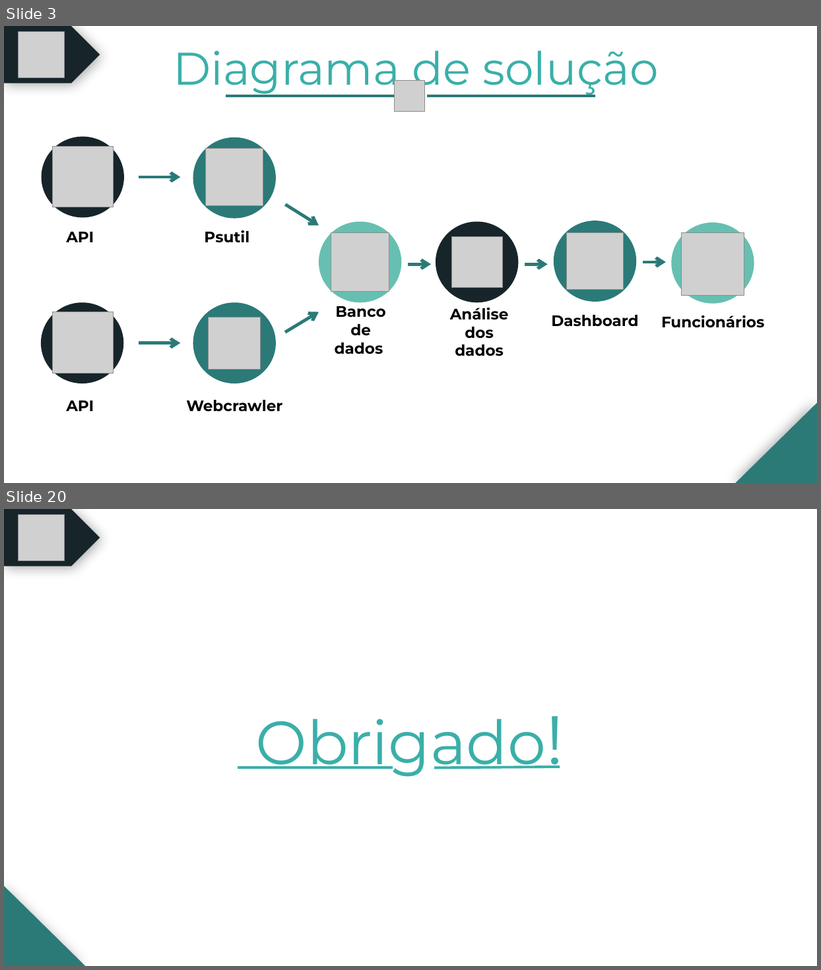
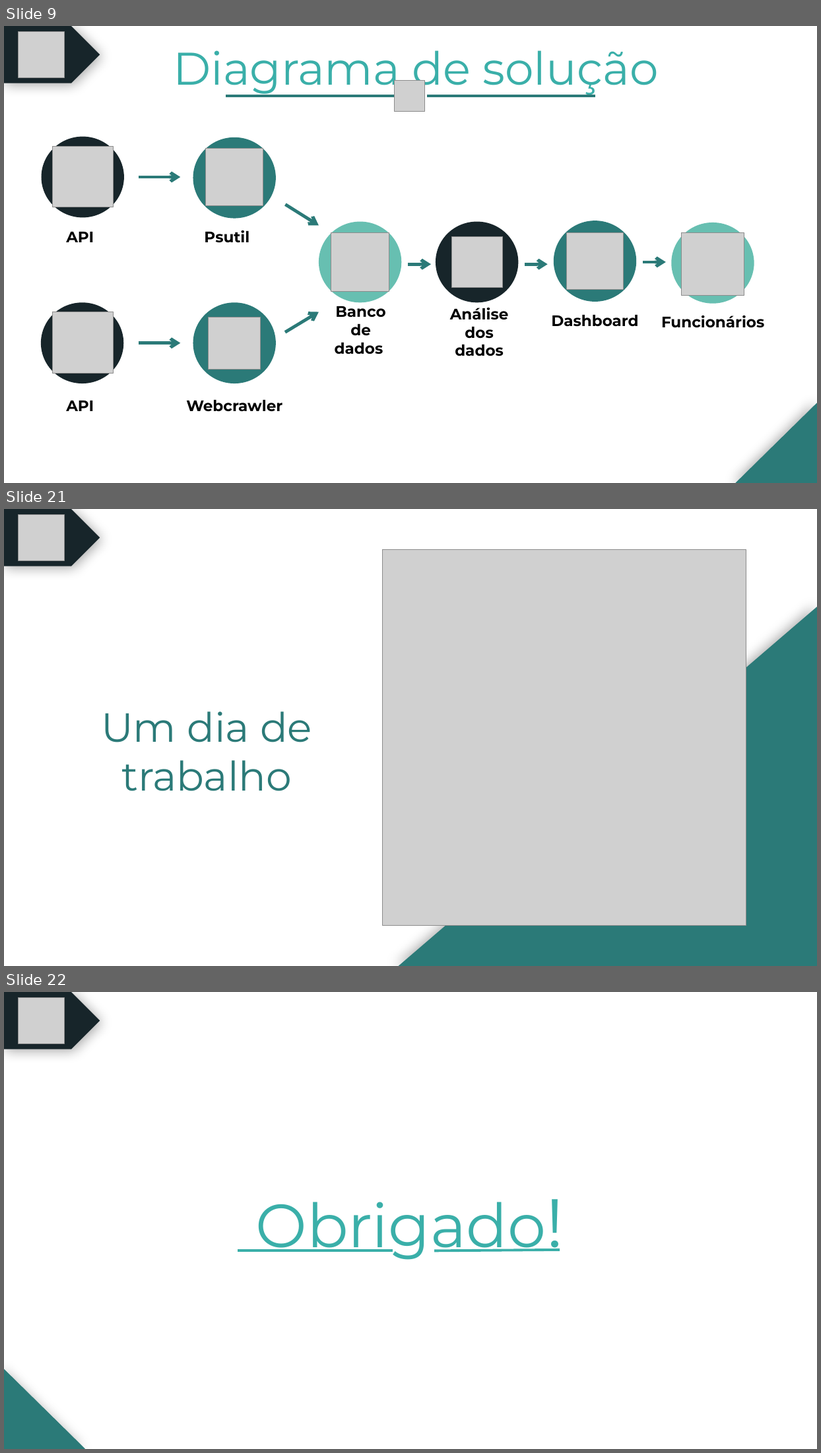
Before and after one commit to BandTec/grupo-10-ccoa-20201, a slide deck: MONITORAMENTO/Documentação/PPTs/Cold Stock Apresentação - Sprint 3.pptx. Shown one above the other, each under a label of ours: slides 3 and 20 before the commit, slides 9, 21 and 22 after it; the slides between them are not shown. The pictures are 821x970 and 821x1453 pixels, drawn with LibreOffice and Linux fonts; fonts in the diff are those of the drawing; grey boxes stand for pictures. Boxes give left, top, right and bottom in pixels: in the first picture for what was removed or moved away, otherwise in the second. Text is boxed around its words. In the diff, an @@ line names an element or a change of style, - is before the commit and + after.

```diff
--- a/MONITORAMENTO/Documentação/PPTs/Cold Stock Apresentação - Sprint 3.pptx
+++ b/MONITORAMENTO/Documentação/PPTs/Cold Stock Apresentação - Sprint 3.pptx
@@ slide 21 added at [4, 509, 817, 966], background #FFFFFF @@
@@ pentagon arrow added at [4, 509, 100, 566], fill #17252A @@
@@ picture added at [19, 514, 64, 560] @@
@@ picture added at [383, 550, 747, 925] @@
@@ right triangle added at [399, 607, 817, 966], fill #2B7A78 @@
@@ text added at [101, 712, 312, 791], 48 pt, text #2B7A78 @@
+Um dia de trabalho
@@ what was slide 3 is now slide 9 @@
@@ what was slide 20 is now slide 22 @@
```
Also in this commit, not shown: 8 slides changed, 10 other slides added, 9 slides removed, 1 other file.
